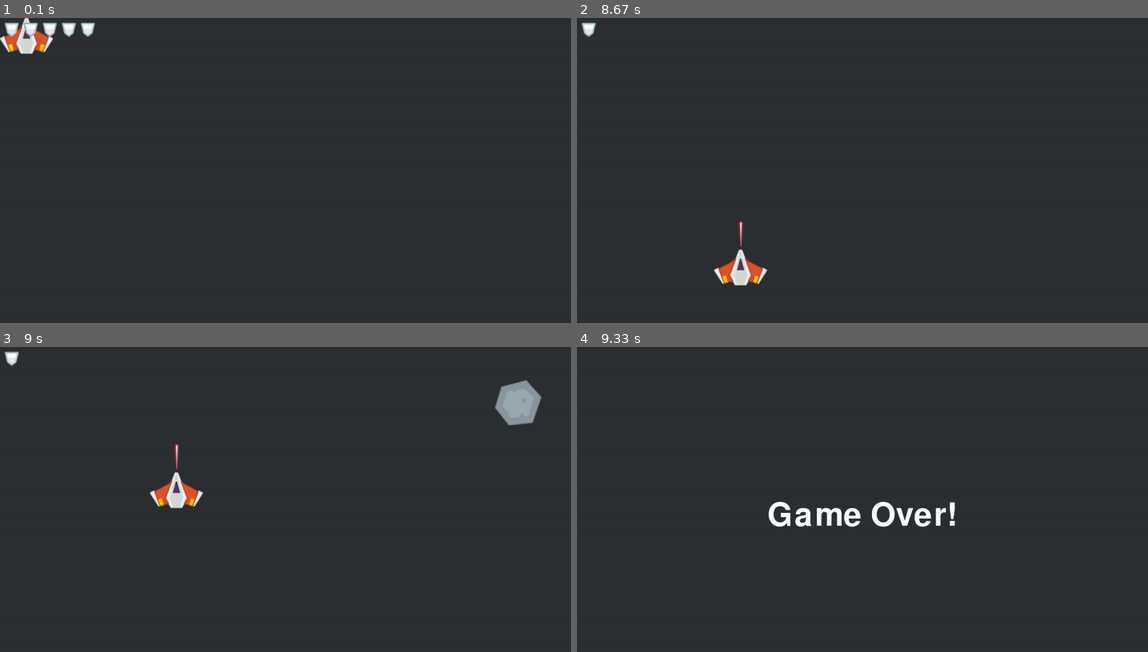
Above: before the commit, frames 1-4 (two rows, left to right).
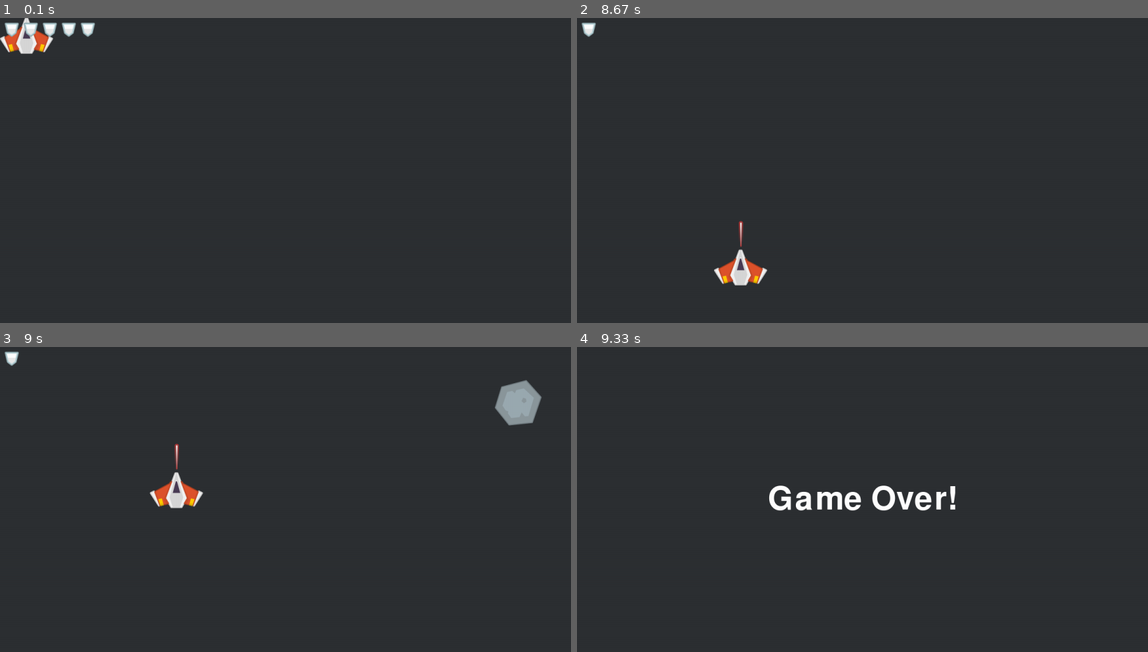
Above: after the commit, the same moments.

Repository: eccololo/pygame-projects
Game: pygame game, started from Meteor Dodger/main.py
The game is run twice, just before and just after one commit, with the same random seed, the same clock (stepped at 60 frames per second) and the same inputs.
Inputs (mouse positions are in pixels of both pictures, inside the frame that each line leads up to):
- Up to frame 1 (0.1 s): no input
- Up to frame 2 (8.67 s): click (862, 170) at 0.38 s; click (942, 194) at 0.72 s; click (668, 243) at 1.05 s; click (868, 75) at 1.38 s; click (702, 127) at 1.72 s; click (816, 152) at 2.05 s; click (1068, 207) at 2.38 s; click (805, 173) at 2.72 s; click (833, 173) at 3.08 s; click (662, 118) at 3.62 s; click (851, 277) at 3.95 s; click (970, 265) at 4.28 s; click (662, 197) at 4.62 s; click (1005, 201) at 4.95 s; click (1033, 91) at 5.28 s; click (948, 103) at 5.62 s; click (828, 109) at 5.95 s; click (976, 152) at 6.28 s; click (965, 185) at 6.62 s; click (879, 237) at 6.95 s; click (879, 197) at 7.28 s; click (788, 213) at 7.62 s; click (1050, 140) at 7.95 s; click (748, 130) at 8.28 s; click (742, 268) at 8.62 s
- Up to frame 3 (9 s): click (177, 490) at 8.95 s
- Up to frame 4 (9.33 s): click (1068, 511) at 9.28 s

Frames 1-3 are identical in both runs. In frame 4, 2.1% of the frame differs, in the area x 33-67%, y 45-59%.

Commit message:
Upgrade Game Over position on screen.

Diff:
--- a/Meteor Dodger/main.py
+++ b/Meteor Dodger/main.py
@@ -26,7 +26,10 @@
         pygame.sprite.spritecollide(laser, meteor_group, True)
 
 def end_game():
-    screen.blit(game_font_surface, (SCREEN_WIDTH // 3, SCREEN_HEIGHT // 2))
+    game_font = pygame.font.Font(None, 100)
+    game_font_surface = game_font.render('Game Over!', True, (255, 255, 255), (45, 48, 51))
+    game_font_rect = game_font_surface.get_rect(center=(SCREEN_WIDTH // 2, SCREEN_HEIGHT // 2))
+    screen.blit(game_font_surface, game_font_rect)
 
 # TODO:
 #    1. Create possibility for user to enter his prefered game difficulty in game screen.
@@ -37,8 +40,6 @@
 spaceship_group = pygame.sprite.GroupSingle()
 spaceship_group.add(spaceship)
 
-game_font = pygame.font.Font(None, 100)
-game_font_surface = game_font.render('Game Over!', True, (255, 255, 255), (45, 48, 51))
 
 # For creating multiple meteors on screen.
 METEOR_EVENT = pygame.USEREVENT
